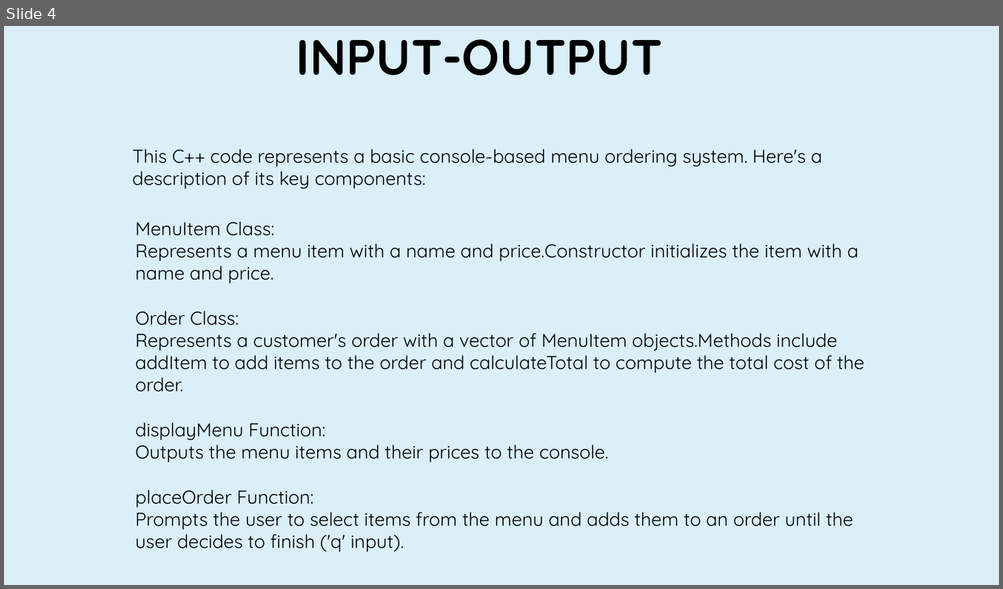
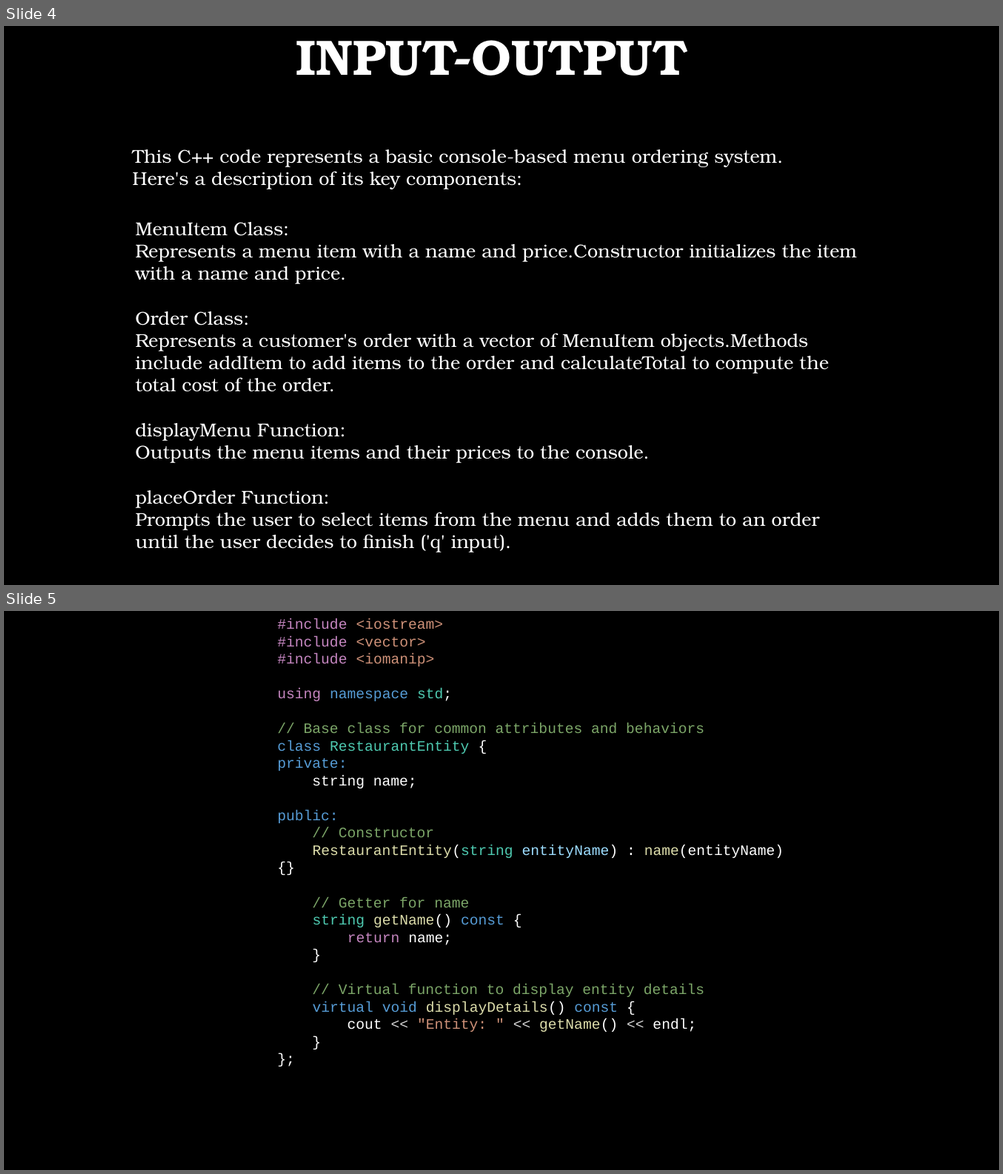
Before and after one commit to kalikumari292725/oopm-case-study, a slide deck: PRESENTATIONPPT3.pptx. Shown one above the other, each under a label of ours: slide 4 before the commit, slides 4 and 5 after it. The pictures are 1003x589 and 1003x1174 pixels, drawn with LibreOffice and Linux fonts; fonts in the diff are those of the drawing; background and template pictures are left out. Boxes give left, top, right and bottom in pixels: in the first picture for what was removed or moved away, otherwise in the second. Text is boxed around its words. In the diff, an @@ line names an element or a change of style, - is before the commit and + after.

```diff
--- a/PRESENTATIONPPT3.pptx
+++ b/PRESENTATIONPPT3.pptx
@@ slide 5 added at (4,611,999,1170), background picture (left out) @@
@@ text added at (277,618,783,1032), 14 pt, text #7CA668 @@
+#include <iostream>
+#include <vector>
+#include <iomanip>
+using namespace std;
+// Base class for common attributes and behaviors
+class RestaurantEntity {
+private:
+string name;
+public:
+// Constructor
+RestaurantEntity(string entityName) : name(entityName) {}
+// Getter for name
+string getName() const {
+return name;
+}
+// Virtual function to display entity details
+virtual void displayDetails() const {
+cout << "Entity: " << getName() << endl;
+}
+};
@@ slide 4 changed as well @@
@@ background #DBEFF9 to picture (left out) @@
@@ font Quicksand to TeX Gyre Bonum, text colour #000000 to #FFFFFF in 3 elements at (296,40,688,76), (132,150,782,190), (135,222,856,553) @@
```
Also in this commit, not shown: 4 other slides changed, 11 other slides added, 5 slides removed.
